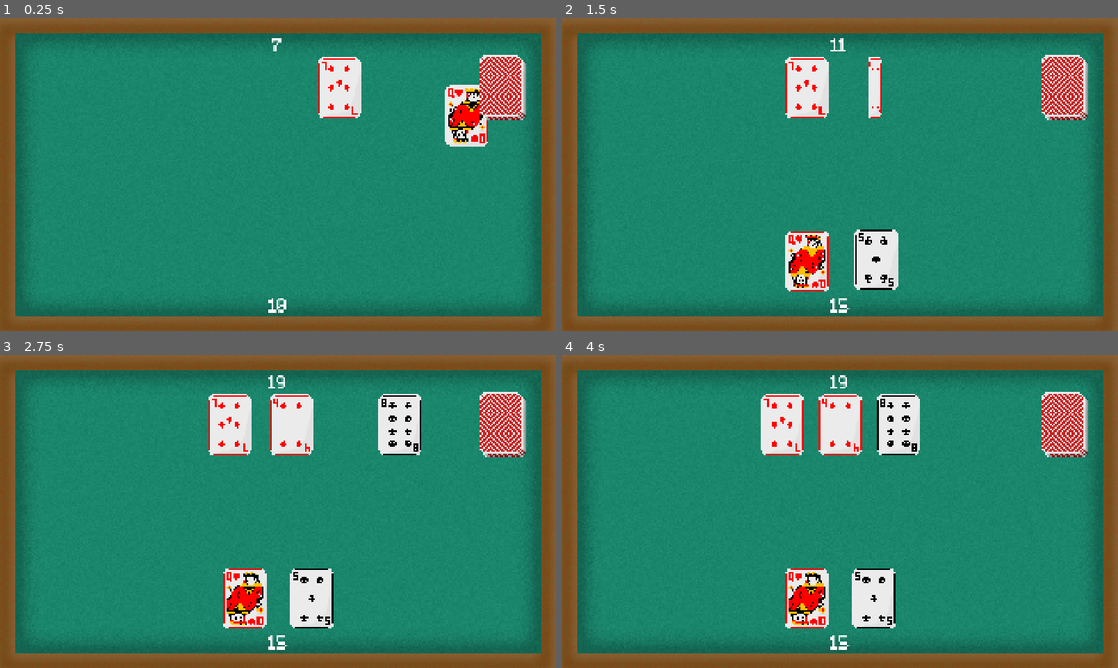
Above: before the commit, frames 1-4 (two rows, left to right).
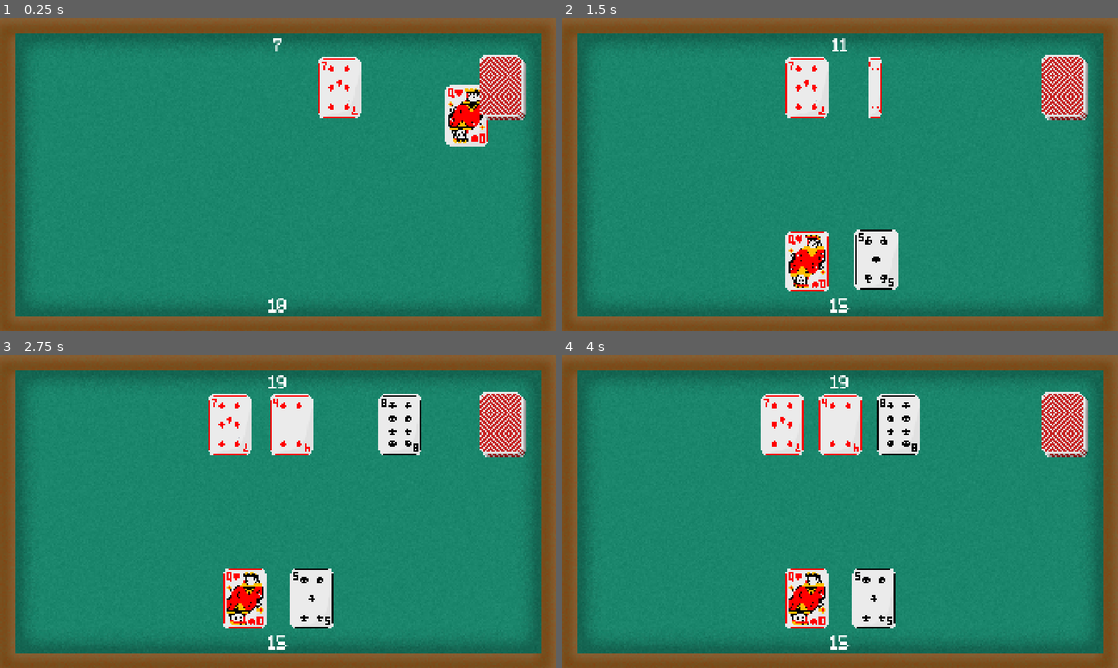
Above: after the commit, the same moments.

Repository: 7itanium/Simple-Blackjack
Game: Godot game, scene res://Scenes/table.tscn
Same seed, same stepped clock (60 frames per second), same inputs: the game is played once before the commit and once after it.
Inputs:
- Up to frame 1 (0.25 s): no input
- Up to frame 2 (1.5 s): tap Enter (Stand) at 0.5, 1.35 s; tap Space (Hit) at 0.6 s
- Up to frame 3 (2.75 s): tap Space (Hit) at 2.1 s
- Up to frame 4 (4 s): tap Enter (Stand) at 2.85 s; tap Space (Hit) at 3.6 s

The runs differ from the first frame. In frame 1, less than 0.1% of the frame differs, in the area x 48-64%, y 6-30%; in frame 2, less than 0.1%, in the area x 41-52%, y 6-30%; in frame 3, less than 0.1%; in frame 4, less than 0.1%.

Commit message:
Finished main game loop

Diff:
--- a/Scenes/table.tscn
+++ b/Scenes/table.tscn
@@ -59,9 +59,9 @@
 anchor_top = 0.153
 anchor_right = 0.033
 anchor_bottom = 0.181
-offset_left = -4.48
+offset_left = -77.48
 offset_top = -637.24
-offset_right = -7.36
+offset_right = 73.64
 offset_bottom = -603.48
 theme_override_fonts/font = ExtResource("6_usajj")
 theme_override_font_sizes/font_size = 63
@@ -74,9 +74,9 @@
 anchor_top = 0.153
 anchor_right = 0.033
 anchor_bottom = 0.181
-offset_left = -0.479996
+offset_left = -104.48
 offset_top = 260.76
-offset_right = -3.36
+offset_right = 100.64
 offset_bottom = 294.52
 theme_override_colors/font_color = Color(1, 1, 1, 1)
 theme_override_fonts/font = ExtResource("6_usajj")
--- a/Scripts/card.gd
+++ b/Scripts/card.gd
@@ -2,7 +2,7 @@
 
 @onready var sprite: Sprite2D = $Sprite2D
 
-var target_position = Vector2(775, -300)
+var target_position = Vector2(0, 0)
 var target_scale = Vector2(3,3)
 var x
 var y = 300
@@ -29,7 +29,8 @@
 	texture = load(cardTexture)
 	x = (-global.end[isDealer]+(((global.end[isDealer] * 2)/(global.delt[isDealer]+1))*num))
 	#target_position = Vector2(x, 300 + 10 * ((num + 1) % 2) )
-	target_position = Vector2(x, y)
+	if target_position != Vector2(775, -300):
+		target_position = Vector2(x, y)
 
 	if position != target_position:
 		position.x = lerp(position.x, target_position.x, SPEED * delta)
--- a/Scripts/game_manager.gd
+++ b/Scripts/game_manager.gd
@@ -26,8 +26,16 @@
 		cards = []
 		get_tree().reload_current_scene()
 
-	player_hand_val.text = str(playerHand[0])
-	dealer_hand_val.text = str(dealerHand[0])
+
+	if playerHand[0] > 21:
+		player_hand_val.text = str(playerHand[0]) + ", Bust!"
+	else:
+		player_hand_val.text = str(playerHand[0])
+	if dealerHand[0] > 21:
+		dealer_hand_val.text = str(dealerHand[0]) + ", Bust!"
+	else:
+		dealer_hand_val.text = str(dealerHand[0])
+
 
 	if Input.is_action_just_pressed("Hit") and isPlayerTurn == true:
 		deal_card(playerHand, false)
@@ -35,8 +43,10 @@
 	if Input.is_action_just_pressed("Stand") and isPlayerTurn == true:
 		dealerTurn()
 
-	if playerHand[0] > 21:
+	if playerHand[0] > 21 and isPlayerTurn == true:
 		isPlayerTurn = false
+		await get_tree().create_timer(1.2).timeout
+		end()
 
 	if isDealerTurn == true and dealerDown.scale.x > 0 and dealerDown.value == 0:
 		choose_card(dealerDown, dealerHand)
@@ -53,15 +63,22 @@
 	isPlayerTurn = true
 
 func end():
-	await get_tree().create_timer(1).timeout
+	isDealerTurn = false
+	isPlayerTurn = false
+	await get_tree().create_timer(2).timeout
 	bridge_sound.play()
 	for card in cards:
 		card.target_position = Vector2(775, -300)
-	await get_tree().create_timer(1).timeout
+	await get_tree().create_timer(2).timeout
+	for card in cards:
+		card.queue_free()
 	global.delt = [0,0]
 	global.end = [250, 250]
 	cards = []
-	get_tree().reload_current_scene()
+	liveDeck = global.deck.keys()
+	playerHand = [0, false, 0]
+	dealerHand = [0, false, 1]
+	start()
 
 func dealerTurn():
 	isPlayerTurn = false
Binary file changed: Sprites/Cards/Clubs/seven.png
Binary file changed: Sprites/Cards/Diamonds/seven.png
Binary file changed: Sprites/Cards/Hearts/seven.png
Binary file changed: Sprites/Cards/Spades/seven.png
